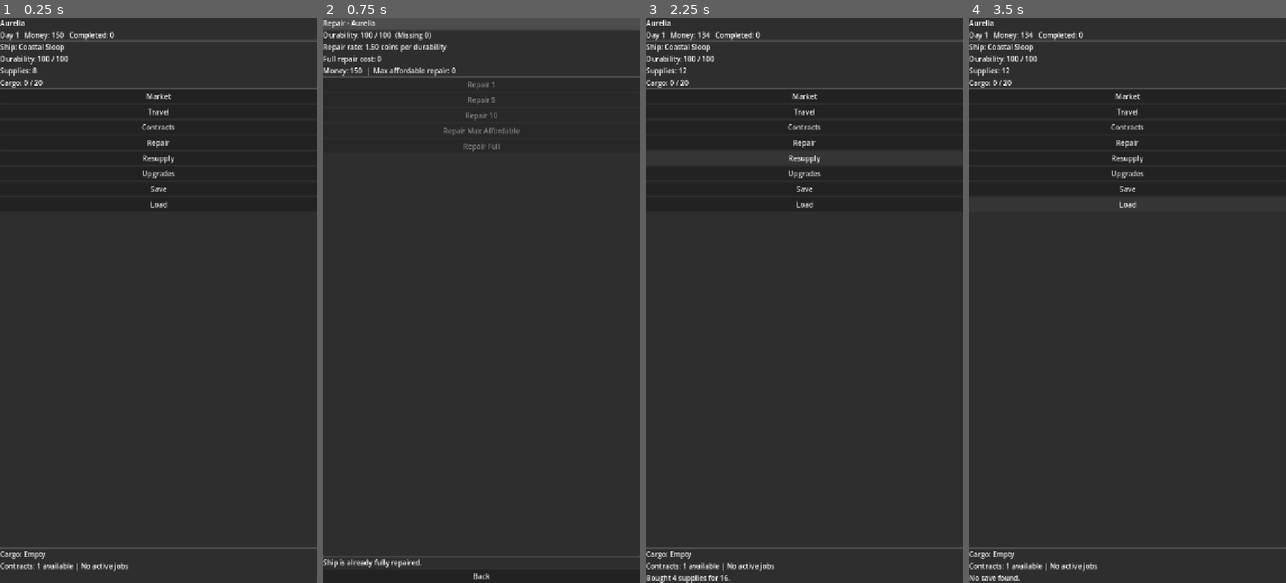
Above: before the commit, frames 1-4 (left to right).
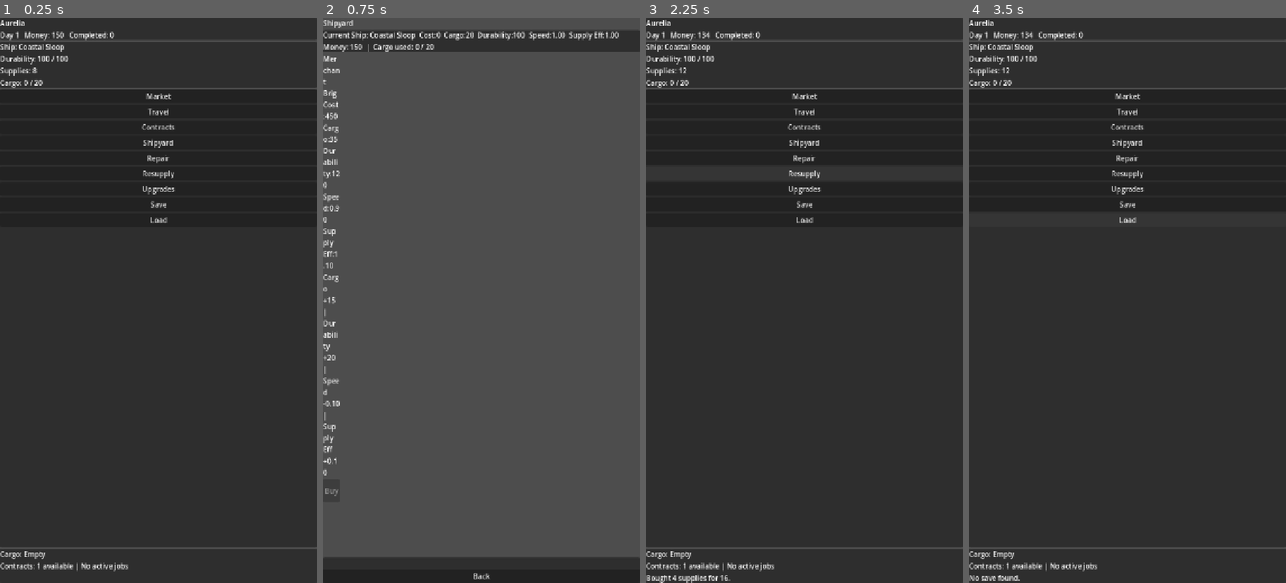
Above: after the commit, the same moments.

Repository: nwrowe/project-northwind
Game: Godot game, scene res://scenes/Main.tscn
The game is run twice, just before and just after one commit, with the same random seed, the same clock (stepped at 60 frames per second) and the same inputs.
Inputs (mouse positions are in pixels of both pictures, inside the frame that each line leads up to):
- Up to frame 1 (0.25 s): no input
- Up to frame 2 (0.75 s): click (481, 142) at 0.5 s, where only the run after the commit has a clickable "Shipyard"
- Up to frame 3 (2.25 s): click "Back" at 1.25 s; click "Resupply" at 2 s
- Up to frame 4 (3.5 s): click "Load" at 2.75 s

The runs differ from the first frame. In frame 1, 0.4% of the frame differs, in the area x 45-56%, y 21-37%; in frame 2, 90%, in the area x 0-100%, y 0-98%; in frame 3, 0.4%; in frame 4, 0.4%.

Commit message:
Add shipyard progression screen and ship purchase flow

Diff:
--- a/autoload/ScreenRouter.gd
+++ b/autoload/ScreenRouter.gd
@@ -9,6 +9,7 @@
 const UPGRADE_PANEL := preload("res://scenes/upgrades/UpgradePanel.tscn")
 const CONTRACT_SCREEN := preload("res://scenes/contracts/ContractScreen.tscn")
 const REPAIR_SCREEN := preload("res://scenes/repair/RepairScreen.tscn")
+const SHIPYARD_SCREEN := preload("res://scenes/shipyard/ShipyardScreen.tscn")
 
 func set_root(node: Node) -> void:
 	screen_root = node
@@ -43,6 +44,9 @@
 func show_repair_screen() -> void:
 	_show_scene(REPAIR_SCREEN)
 
+func show_shipyard_screen() -> void:
+	_show_scene(SHIPYARD_SCREEN)
+
 func show_event_popup(payload: Dictionary) -> void:
 	var popup := _show_scene(EVENT_POPUP)
 	if popup.has_method("set_payload"):
--- a/scenes/port/PortScreen.tscn
+++ b/scenes/port/PortScreen.tscn
@@ -74,6 +74,10 @@
 layout_mode = 2
 text = "Contracts"
 
+[node name="ShipyardButton" type="Button" parent="VBoxContainer/ActionsPanel/VBoxContainer"]
+layout_mode = 2
+text = "Shipyard"
+
 [node name="RepairButton" type="Button" parent="VBoxContainer/ActionsPanel/VBoxContainer"]
 layout_mode = 2
 text = "Repair"
--- /dev/null
+++ b/scenes/shipyard/ShipyardScreen.tscn
@@ -0,0 +1,65 @@
+[gd_scene load_steps=2 format=3]
+
+[ext_resource type="Script" path="res://scripts/ui/ShipyardScreen.gd" id="1"]
+
+[node name="ShipyardScreen" type="Control"]
+layout_mode = 3
+anchors_preset = 15
+anchor_right = 1.0
+anchor_bottom = 1.0
+grow_horizontal = 2
+grow_vertical = 2
+script = ExtResource("1")
+
+[node name="VBoxContainer" type="VBoxContainer" parent="."]
+layout_mode = 1
+anchors_preset = 15
+anchor_right = 1.0
+anchor_bottom = 1.0
+grow_horizontal = 2
+grow_vertical = 2
+
+[node name="HeaderLabel" type="Label" parent="VBoxContainer"]
+layout_mode = 2
+text = "Shipyard"
+
+[node name="CurrentShipPanel" type="PanelContainer" parent="VBoxContainer"]
+layout_mode = 2
+
+[node name="VBoxContainer" type="VBoxContainer" parent="VBoxContainer/CurrentShipPanel"]
+layout_mode = 2
+
+[node name="CurrentShipLabel" type="Label" parent="VBoxContainer/CurrentShipPanel/VBoxContainer"]
+layout_mode = 2
+text = "Current Ship"
+autowrap_mode = 3
+
+[node name="CargoStatusLabel" type="Label" parent="VBoxContainer/CurrentShipPanel/VBoxContainer"]
+layout_mode = 2
+text = "Cargo status"
+autowrap_mode = 3
+
+[node name="ShipScroll" type="ScrollContainer" parent="VBoxContainer"]
+layout_mode = 2
+size_flags_vertical = 3
+
+[node name="VBoxContainer" type="VBoxContainer" parent="VBoxContainer/ShipScroll"]
+layout_mode = 2
+
+[node name="ShipList" type="VBoxContainer" parent="VBoxContainer/ShipScroll/VBoxContainer"]
+layout_mode = 2
+
+[node name="FooterPanel" type="PanelContainer" parent="VBoxContainer"]
+layout_mode = 2
+
+[node name="VBoxContainer" type="VBoxContainer" parent="VBoxContainer/FooterPanel"]
+layout_mode = 2
+
+[node name="InfoLabel" type="Label" parent="VBoxContainer/FooterPanel/VBoxContainer"]
+layout_mode = 2
+text = ""
+autowrap_mode = 3
+
+[node name="BackButton" type="Button" parent="VBoxContainer/FooterPanel/VBoxContainer"]
+layout_mode = 2
+text = "Back"
--- /dev/null
+++ b/scripts/systems/ShipyardSystem.gd
@@ -0,0 +1,61 @@
+class_name ShipyardSystem
+extends RefCounted
+
+func get_all_ships() -> Array:
+	return GameData.ships_list
+
+func get_purchase_candidates() -> Array:
+	var results: Array = []
+	for ship in GameData.ships_list:
+		var ship_id: String = str(ship.get("id", ""))
+		if ship_id == GameState.ship_id:
+			continue
+		results.append(ship)
+	return results
+
+func can_buy_ship(ship_id: String) -> Dictionary:
+	var ship: Dictionary = GameData.get_ship(ship_id)
+	if ship.is_empty():
+		return {"success": false, "message": "Ship not found."}
+	if ship_id == GameState.ship_id:
+		return {"success": false, "message": "Already using that ship."}
+
+	var price: int = int(ship.get("base_price", 0))
+	if GameState.money < price:
+		return {"success": false, "message": "Not enough money."}
+
+	var new_capacity: int = int(ship.get("cargo_capacity", 0))
+	var current_cargo: int = GameState.get_current_cargo_used()
+	if current_cargo > new_capacity:
+		return {"success": false, "message": "Current cargo exceeds that ship's capacity."}
+
+	return {"success": true, "message": "Can buy.", "price": price}
+
+func buy_ship(ship_id: String) -> Dictionary:
+	var can_buy: Dictionary = can_buy_ship(ship_id)
+	if not bool(can_buy.get("success", false)):
+		return can_buy
+
+	var ship: Dictionary = GameData.get_ship(ship_id)
+	var price: int = int(ship.get("base_price", 0))
+	GameState.money -= price
+	GameState.ship_id = ship_id
+	GameState.ship_durability = GameState.get_effective_max_durability()
+	GameState.pending_status_message = "Purchased %s for %d coins." % [ship.get("name", ship_id), price]
+
+	return {
+		"success": true,
+		"message": GameState.pending_status_message,
+		"ship_id": ship_id,
+		"price": price,
+	}
+
+func build_ship_summary(ship: Dictionary) -> String:
+	return "%s  Cost:%d  Cargo:%d  Durability:%d  Speed:%.2f  Supply Eff:%.2f" % [
+		ship.get("name", "Ship"),
+		int(ship.get("base_price", 0)),
+		int(ship.get("cargo_capacity", 0)),
+		int(ship.get("max_durability", 0)),
+		float(ship.get("speed", 1.0)),
+		float(ship.get("supply_efficiency", 1.0)),
+	]
--- a/scripts/ui/PortScreen.gd
+++ b/scripts/ui/PortScreen.gd
@@ -16,6 +16,7 @@
 	$VBoxContainer/ActionsPanel/VBoxContainer/MarketButton.pressed.connect(_on_market_pressed)
 	$VBoxContainer/ActionsPanel/VBoxContainer/TravelButton.pressed.connect(_on_travel_pressed)
 	$VBoxContainer/ActionsPanel/VBoxContainer/ContractsButton.pressed.connect(_on_contracts_pressed)
+	$VBoxContainer/ActionsPanel/VBoxContainer/ShipyardButton.pressed.connect(_on_shipyard_pressed)
 	$VBoxContainer/ActionsPanel/VBoxContainer/RepairButton.pressed.connect(_on_repair_pressed)
 	$VBoxContainer/ActionsPanel/VBoxContainer/ResupplyButton.pressed.connect(_on_resupply_pressed)
 	$VBoxContainer/ActionsPanel/VBoxContainer/UpgradeButton.pressed.connect(_on_upgrade_pressed)
@@ -72,6 +73,9 @@
 func _on_contracts_pressed() -> void:
 	ScreenRouter.show_contract_screen()
 
+func _on_shipyard_pressed() -> void:
+	ScreenRouter.show_shipyard_screen()
+
 func _on_repair_pressed() -> void:
 	ScreenRouter.show_repair_screen()
 
--- /dev/null
+++ b/scripts/ui/ShipyardScreen.gd
@@ -0,0 +1,79 @@
+extends Control
+
+var shipyard_system := ShipyardSystem.new()
+
+@onready var header_label = $VBoxContainer/HeaderLabel
+@onready var current_ship_label = $VBoxContainer/CurrentShipPanel/VBoxContainer/CurrentShipLabel
+@onready var cargo_status_label = $VBoxContainer/CurrentShipPanel/VBoxContainer/CargoStatusLabel
+@onready var ship_list = $VBoxContainer/ShipScroll/VBoxContainer/ShipList
+@onready var info_label = $VBoxContainer/FooterPanel/VBoxContainer/InfoLabel
+
+func _ready() -> void:
+	$VBoxContainer/FooterPanel/VBoxContainer/BackButton.pressed.connect(_on_back_pressed)
+	refresh_ui()
+
+func refresh_ui() -> void:
+	var current_ship: Dictionary = GameState.get_ship_def()
+	header_label.text = "Shipyard"
+	current_ship_label.text = "Current Ship: %s" % shipyard_system.build_ship_summary(current_ship)
+	cargo_status_label.text = "Money: %d  |  Cargo used: %d / %d" % [
+		GameState.money,
+		GameState.get_current_cargo_used(),
+		GameState.get_effective_cargo_capacity(),
+	]
+
+	for child in ship_list.get_children():
+		child.queue_free()
+
+	var candidates: Array = shipyard_system.get_purchase_candidates()
+	if candidates.is_empty():
+		var empty_label := Label.new()
+		empty_label.text = "No additional ships available."
+		ship_list.add_child(empty_label)
+		return
+
+	for ship in candidates:
+		_add_ship_row(ship)
+
+func _add_ship_row(ship: Dictionary) -> void:
+	var row := VBoxContainer.new()
+	var ship_id: String = str(ship.get("id", ""))
+
+	var label := Label.new()
+	label.text = shipyard_system.build_ship_summary(ship)
+	label.autowrap_mode = TextServer.AUTOWRAP_WORD_SMART
+	row.add_child(label)
+
+	var compare_label := Label.new()
+	compare_label.text = _build_compare_text(ship)
+	compare_label.autowrap_mode = TextServer.AUTOWRAP_WORD_SMART
+	row.add_child(compare_label)
+
+	var buy_button := Button.new()
+	buy_button.text = "Buy"
+	buy_button.custom_minimum_size = Vector2(0, 52)
+	var can_buy: Dictionary = shipyard_system.can_buy_ship(ship_id)
+	buy_button.disabled = not bool(can_buy.get("success", false))
+	if buy_button.disabled:
+		buy_button.tooltip_text = str(can_buy.get("message", "Cannot buy."))
+	buy_button.pressed.connect(func(): _buy_ship(ship_id))
+	row.add_child(buy_button)
+
+	ship_list.add_child(row)
+
+func _build_compare_text(ship: Dictionary) -> String:
+	var current_ship: Dictionary = GameState.get_ship_def()
+	return "Cargo %+d | Durability %+d | Speed %+0.2f | Supply Eff %+0.2f" % [
+		int(ship.get("cargo_capacity", 0)) - int(current_ship.get("cargo_capacity", 0)),
+		int(ship.get("max_durability", 0)) - int(current_ship.get("max_durability", 0)),
+		float(ship.get("speed", 1.0)) - float(current_ship.get("speed", 1.0)),
+		float(ship.get("supply_efficiency", 1.0)) - float(current_ship.get("supply_efficiency", 1.0)),
+	]
+
+func _buy_ship(ship_id: String) -> void:
+	var result: Dictionary = shipyard_system.buy_ship(ship_id)
+	info_label.text = str(result.get("message", ""))
+	refresh_ui()
+
+func _on_back_pressed() -> void:
+	ScreenRouter.show_port_screen()
